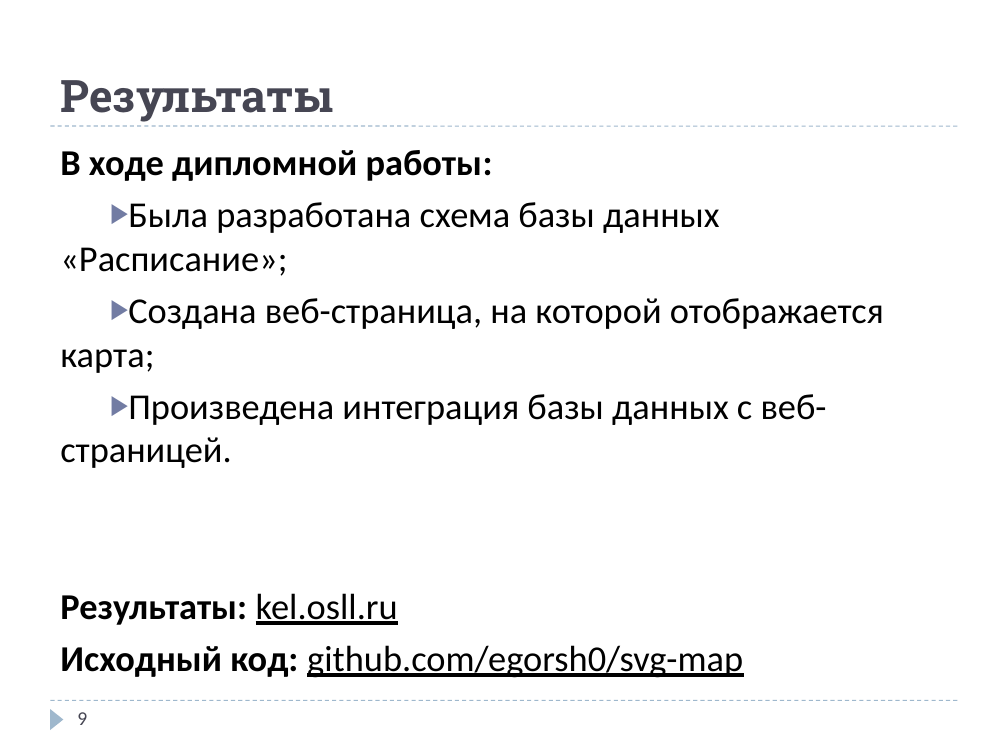
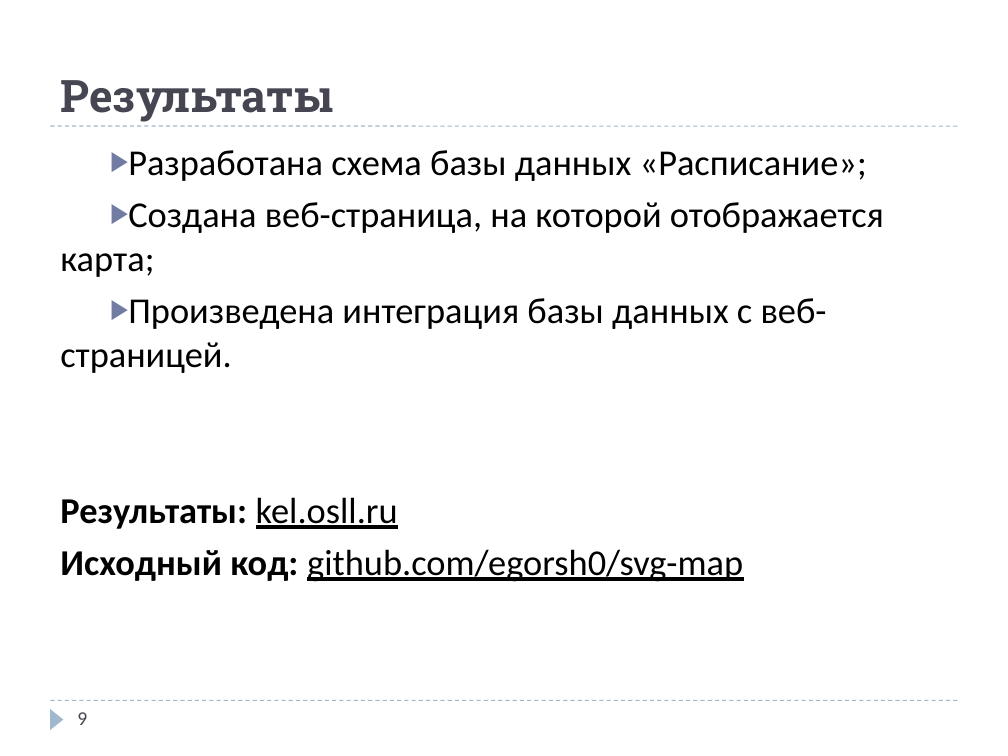
Before and after one commit to egorsh0/svg-map, a slide deck: slide 9 of docs/2016ВКР230618ШОХИН.pptx. Drawn at 1008x756 pixels with LibreOffice and Linux fonts; fonts in the diff are those of the drawing. Boxes give left, top, right and bottom in pixels: in the first picture for what was removed or moved away, otherwise in the second. Text is boxed around its words. In the diff, an @@ line names an element or a change of style, - is before the commit and + after.

```diff
--- a/docs/2016ВКР230618ШОХИН.pptx
+++ b/docs/2016ВКР230618ШОХИН.pptx
@@ text at box(128, 150, 867, 181): text changed @@
-В ходе дипломной работы:
-▶ Была разработана схема базы данных «Расписание»;
+▶ Разработана схема базы данных «Расписание»;
```
Also in this commit, not shown: 6 other slides changed, 1 other file.
